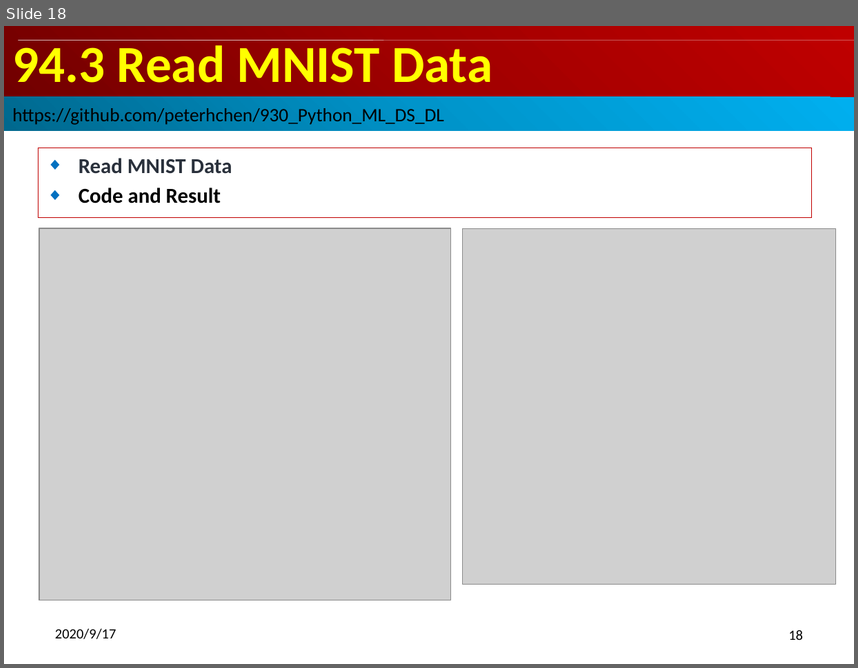
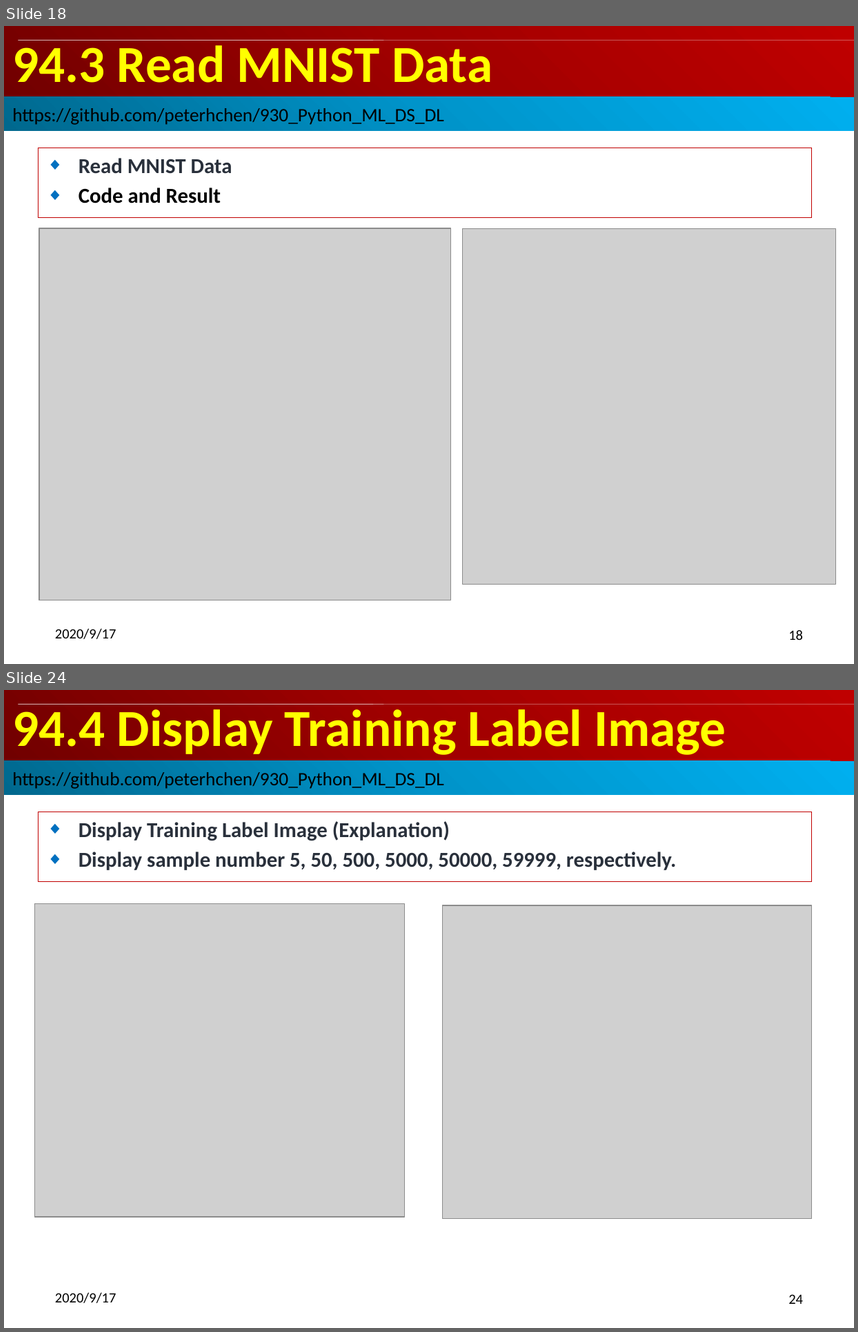
Before and after one commit to peterhchen/900_Python_ML_DS_DL, a slide deck: 094_RunTensorlfow2.0Part01Examples.pptx. Shown one above the other, each under a label of ours: slide 18 before the commit, slides 18 and 24 after it; the slides between them are not shown. The pictures are 858x668 and 858x1332 pixels, drawn with LibreOffice and Linux fonts; fonts in the diff are those of the drawing; grey boxes stand for pictures. Boxes give left, top, right and bottom in pixels: in the first picture for what was removed or moved away, otherwise in the second. Text is boxed around its words. In the diff, an @@ line names an element or a change of style, - is before the commit and + after.

```diff
--- a/094_RunTensorlfow2.0Part01Examples.pptx
+++ b/094_RunTensorlfow2.0Part01Examples.pptx
@@ slide 24 added at box(4, 690, 854, 1328), background #FFFFFF @@
@@ title added at box(4, 690, 854, 761), fill gradient #720000 to #A20000 to #C00000, 44 pt, text #FFFF00, bold @@
+94.4 Display Training Label Image
@@ rectangle added at box(18, 704, 384, 704), fill #F9F9F9 @@
@@ rectangle added at box(18, 704, 854, 704), fill #F9F9F9 @@
@@ rectangle added at box(18, 704, 374, 704), fill #F9F9F9 @@
@@ rectangle added at box(4, 761, 854, 795), fill gradient #00688E to #0094CA to #00B0F0, 16 pt, text #000000 @@
+https://github.com/peterhchen/930_Python_ML_DS_DL
@@ subtitle added at box(38, 812, 811, 882), outline #C00000 0.75 pt, 18 pt, text #29303B, bold @@
+◆ Display Training Label Image (Explanation)
+◆ Display sample number 5, 50, 500, 5000, 50000, 59999, respectively.
@@ picture added at box(34, 903, 404, 1216) @@
@@ picture added at box(443, 905, 811, 1218) @@
@@ text added at box(55, 1292, 116, 1303), 12 pt, text #000000 @@
+2020/9/17
@@ page number added at box(789, 1294, 803, 1303), 12 pt, text #000000 @@
+24
```
Also in this commit, not shown: 2 slides changed, 41 other slides added.
